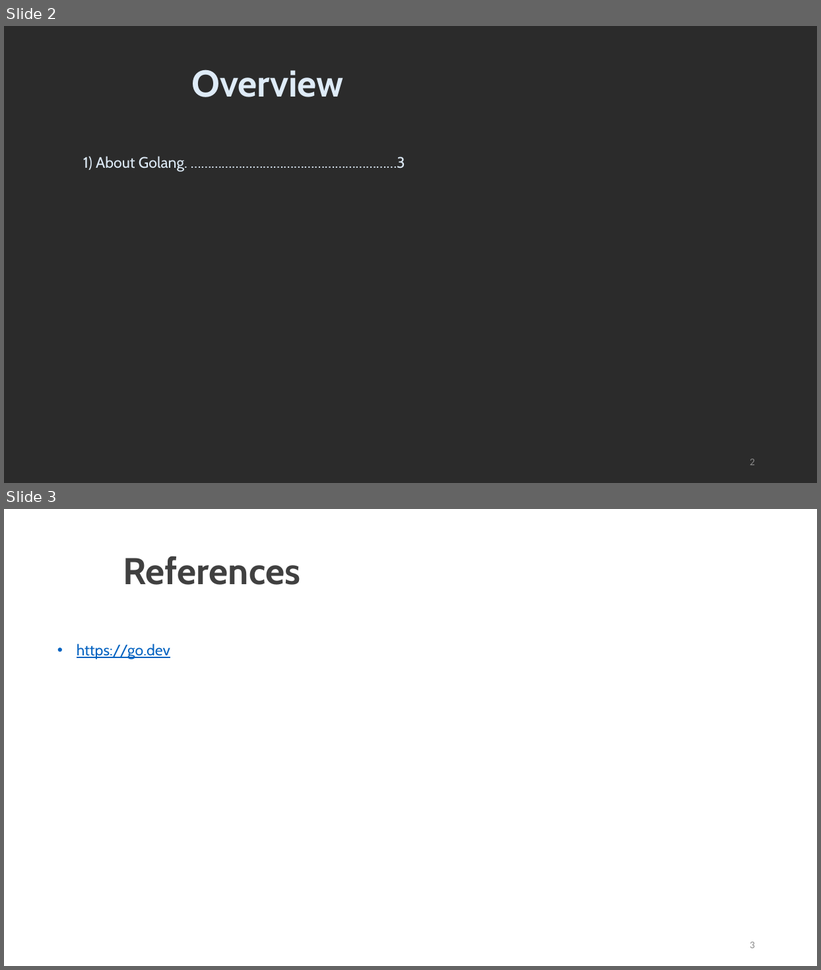
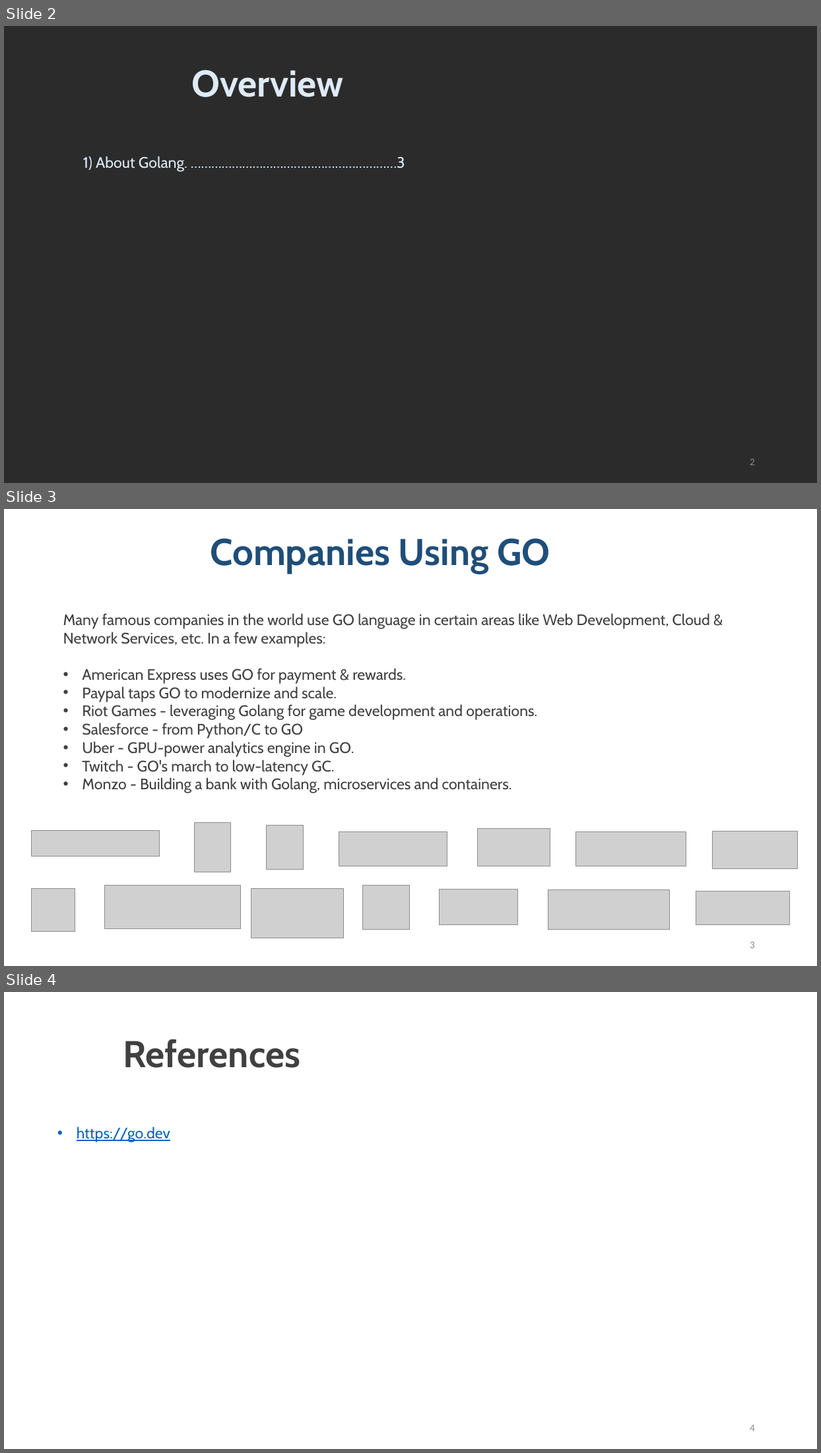
Before and after one commit to eraykaradag/pdp, a slide deck: GO.pptx. Shown one above the other, each under a label of ours: slides 2 and 3 before the commit, slides 2, 3 and 4 after it. The pictures are 821x970 and 821x1453 pixels, drawn with LibreOffice and Linux fonts; fonts in the diff are those of the drawing; grey boxes stand for pictures; background and template pictures are left out; a plain dark background stands for a picture behind light text. Boxes give left, top, right and bottom in pixels: in the first picture for what was removed or moved away, otherwise in the second. Text is boxed around its words. In the diff, an @@ line names an element or a change of style, - is before the commit and + after.

```diff
--- a/GO.pptx
+++ b/GO.pptx
@@ slide 3 added at (x1=4, y1=509, x2=817, y2=966), background picture (left out) @@
@@ text added at (x1=211, y1=538, x2=550, y2=574), 44 pt, text #1F4E79, bold @@
+Companies Using GO
@@ text added at (x1=63, y1=613, x2=710, y2=793), 18 pt, text #404040 @@
+Many famous companies in the world use GO language in certain areas like Web Development, Cloud & Network Services, etc. In a few examples:
+• American Express uses GO for payment & rewards.
+• Paypal taps GO to modernize and scale.
+• Riot Games - leveraging Golang for game development and operations.
+• Salesforce - from Python/C to GO
+• Uber - GPU-power analytics engine in GO.
+• Twitch - GO's march to low-latency GC.
+• Monzo - Building a bank with Golang, microservices and containers.
@@ picture added at (x1=194, y1=823, x2=231, y2=872) @@
@@ picture added at (x1=32, y1=830, x2=160, y2=856) @@
@@ picture added at (x1=266, y1=826, x2=304, y2=869) @@
@@ picture added at (x1=339, y1=832, x2=447, y2=867) @@
@@ picture added at (x1=478, y1=829, x2=550, y2=867) @@
@@ picture added at (x1=576, y1=832, x2=686, y2=867) @@
@@ picture added at (x1=712, y1=831, x2=797, y2=869) @@
@@ picture added at (x1=32, y1=889, x2=75, y2=931) @@
@@ picture added at (x1=104, y1=886, x2=241, y2=929) @@
@@ picture added at (x1=251, y1=889, x2=344, y2=938) @@
@@ picture added at (x1=362, y1=886, x2=410, y2=930) @@
@@ picture added at (x1=440, y1=890, x2=517, y2=925) @@
@@ picture added at (x1=548, y1=890, x2=670, y2=930) @@
@@ picture added at (x1=696, y1=891, x2=790, y2=925) @@
@@ page number added at (x1=750, y1=942, x2=755, y2=949), 12 pt, text #8C8C8C @@
+3
@@ what was slide 3 is now slide 4 @@
@@ page number at (x1=750, y1=1425, x2=755, y2=1432): text changed @@
-3
+4
```
